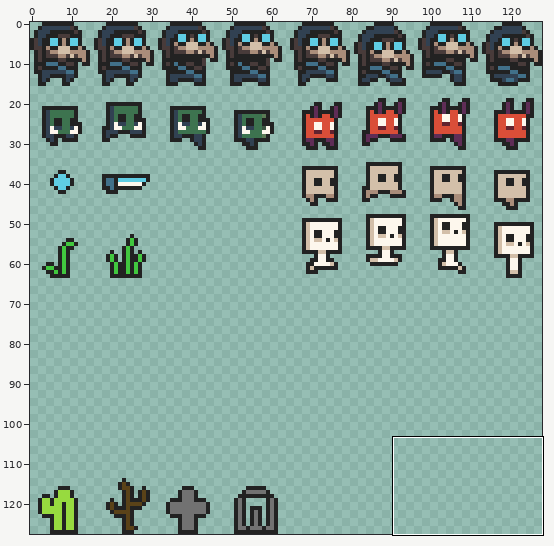
Sprite sheet -- assets/sprites.png. Above, an overview of the earlier version with the close-up marked.
Close-up. Earlier state:
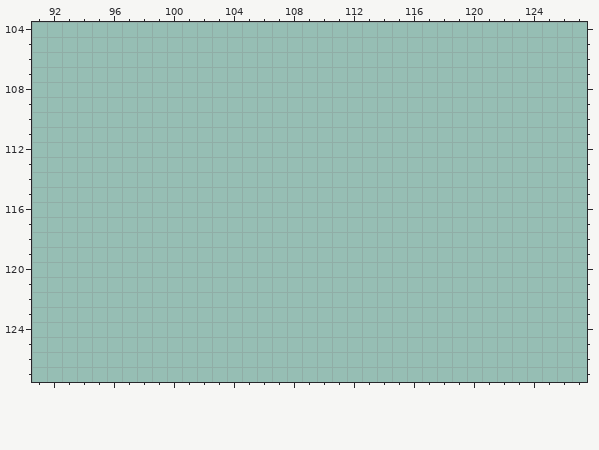
The file is 128x128 pixels. Colours within 5 levels of each other are drawn and written as one. Shown: x 91..127, y 104..127.
After the commit:
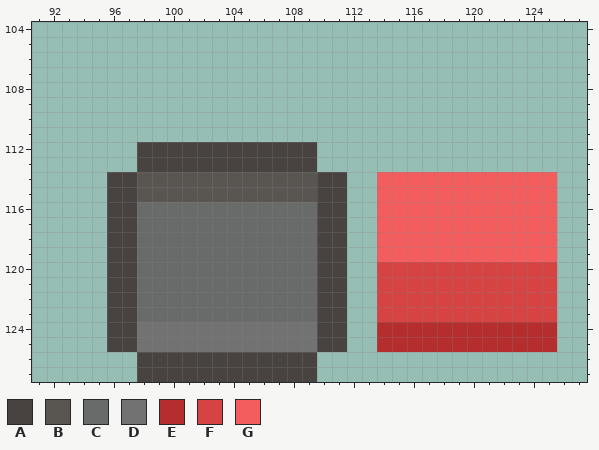
Palette (. is transparent): A #484241  B #595652  C #696a6a  D #727272  E #b62d2d  F #d64343  G #f45d5d
Edits made:
y 112..113: x 98..109 ............ -> AAAAAAAAAAAA
y 114..115: x 96..111 ................ -> AABBBBBBBBBBBBAA; x 114..125 ............ -> GGGGGGGGGGGG
y 116..119: x 96..111 ................ -> AACCCCCCCCCCCCAA; x 114..125 ............ -> GGGGGGGGGGGG
y 120..123: x 96..111 ................ -> AACCCCCCCCCCCCAA; x 114..125 ............ -> FFFFFFFFFFFF
y 124..125: x 96..111 ................ -> AADDDDDDDDDDDDAA; x 114..125 ............ -> EEEEEEEEEEEE
y 126..127: x 98..109 ............ -> AAAAAAAAAAAA
Where, in picture pixels (left, top, right, bottom), the same in both close-ups:
added: (107, 142, 557, 382)
